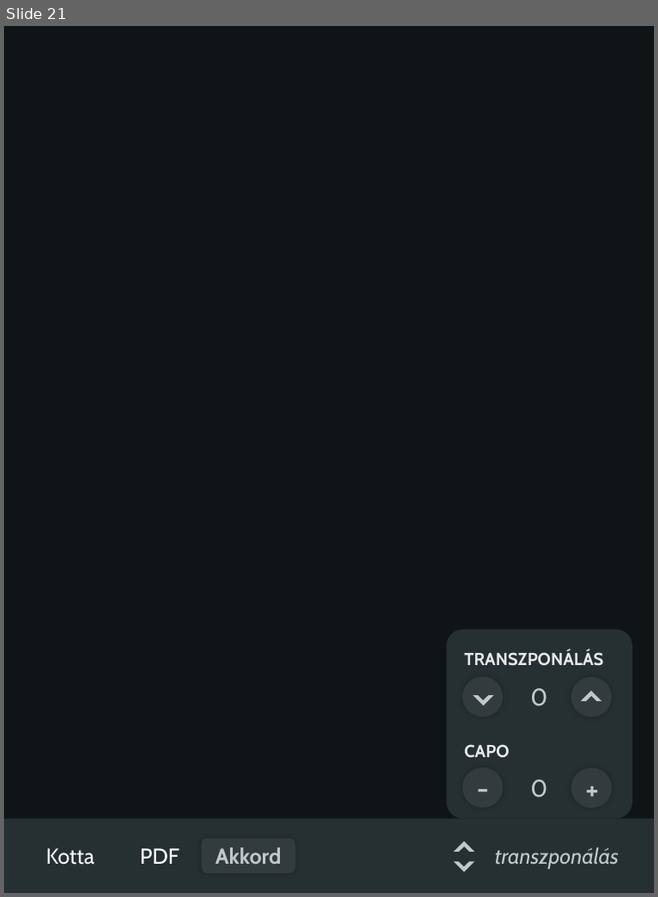
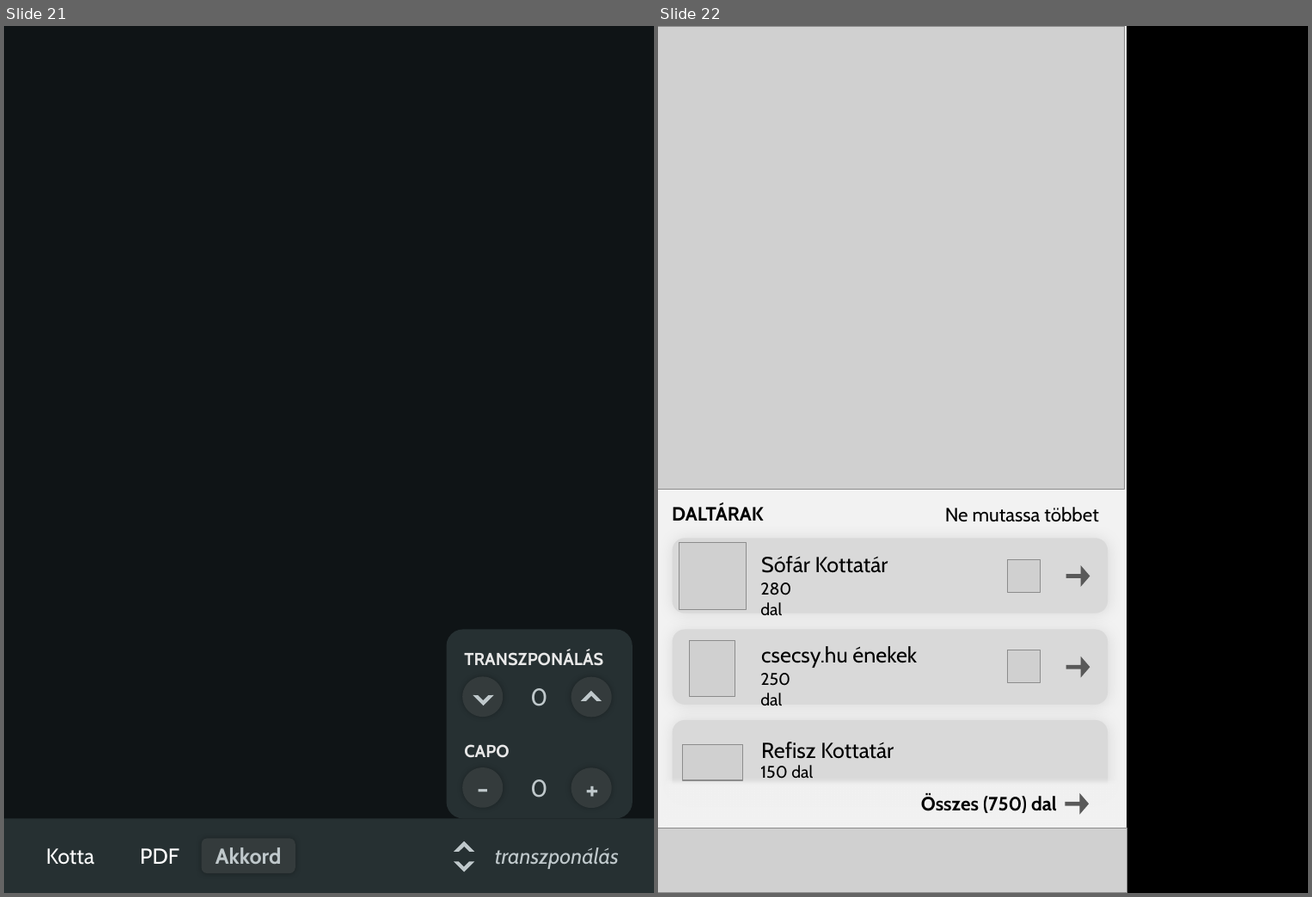
Before and after one commit to reformatus/lyric, a slide deck: Tervek/ui-terv.pptx. Shown side by side, each under a label of ours: slide 21 before the commit, slides 21 and 22 after it. The pictures are 658x897 and 1312x897 pixels, drawn with LibreOffice and Linux fonts; fonts in the diff are those of the drawing; grey boxes stand for pictures. Boxes give left, top, right and bottom in pixels: in the first picture for what was removed or moved away, otherwise in the second. Text is boxed around its words. In the diff, an @@ line names an element or a change of style, - is before the commit and + after.

```diff
--- a/Tervek/ui-terv.pptx
+++ b/Tervek/ui-terv.pptx
@@ slide 22 added at (658, 26, 1308, 893), background #F2F2F2 @@
@@ picture added at (658, 26, 1124, 490) @@
@@ rectangle added at (1128, 26, 1308, 893), fill #000000, outline #000000 1.5 pt @@
@@ text added at (672, 504, 764, 520), 16 pt, text #000000, bold @@
+DALTÁRAK
@@ text added at (945, 507, 1098, 522), 16 pt, text #000000 @@
+Ne mutassa többet
@@ rounded rectangle added at (672, 539, 1108, 613), fill #D9D9D9 @@
@@ picture added at (679, 543, 746, 609) @@
@@ text added at (761, 556, 888, 573), 18 pt, text #000000 @@
+Sófár Kottatár
@@ picture added at (1007, 560, 1040, 592) @@
@@ right arrow added at (1066, 565, 1091, 586), fill #595959 @@
@@ text added at (760, 582, 791, 615), 14 pt, text #000000 @@
+280 dal
@@ rounded rectangle added at (672, 630, 1108, 705), fill #D9D9D9 @@
@@ picture added at (690, 641, 736, 696) @@
@@ text added at (761, 646, 917, 668), 18 pt, text #000000 @@
+csecsy.hu énekek
@@ picture added at (1007, 650, 1040, 682) @@
@@ right arrow added at (1066, 656, 1091, 677), fill #595959 @@
@@ text added at (760, 673, 790, 705), 14 pt, text #000000 @@
+250 dal
@@ rounded rectangle added at (672, 720, 1108, 796), fill #D9D9D9 @@
@@ picture added at (682, 745, 743, 780) @@
@@ text added at (761, 742, 894, 759), 18 pt, text #000000 @@
+Refisz Kottatár
@@ text added at (760, 765, 813, 778), 14 pt, text #000000 @@
+150 dal
@@ rectangle added at (658, 775, 1128, 828), fill #F2F2F2 @@
@@ text added at (921, 794, 1057, 813), 16 pt, text #000000, bold @@
+Összes (750) dal
@@ right arrow added at (1066, 793, 1090, 814), fill #595959 @@
@@ picture added at (658, 828, 1128, 893) @@
```
Also in this commit, not shown: 14 other files.
